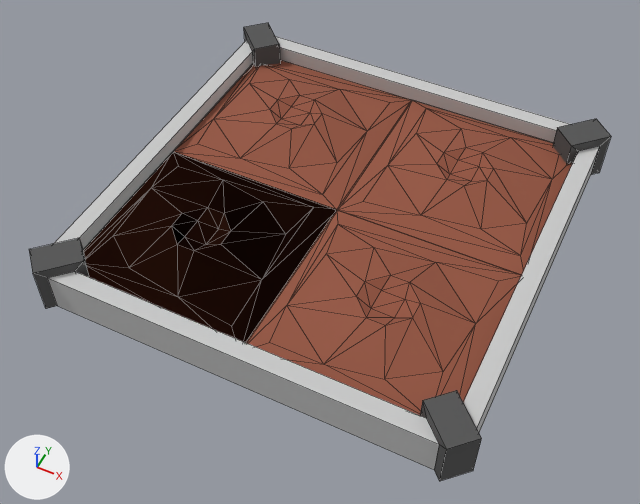
One commit to the FBX model Assets/Models/obj_plot_4.FBX: the scene before it, then after it.
The view is the same before and after, from a camera (50 mm lens) standing at (0.00858, -0.00265, 0.00312) and looking at (0.00733, -0.00014, -0.00001). Every picture has the same lights, and +X, +Y and +Z are marked at lower left. Mesh edges are drawn as thin lines. Where no turn or scale is listed for an object, it has been applied to the vertices.

Objects in the first picture: 'obj_plot_4', 'obj_plot_4_soil_1', 'obj_plot_4_soil_2', 'obj_plot_4_soil_3', 'obj_plot_4_soil_4'.
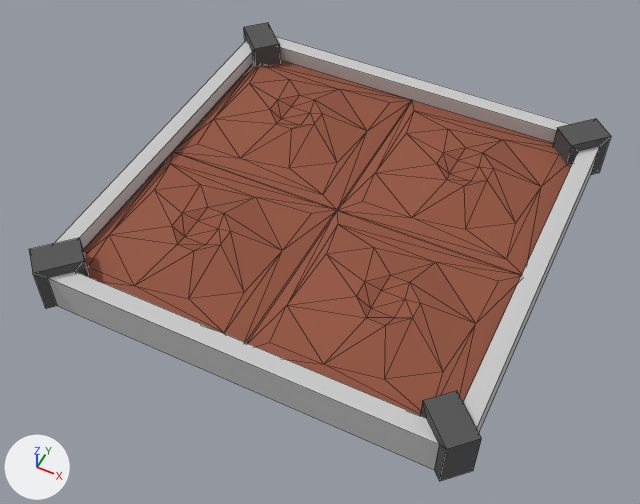
Where the newer file only moved an object's origin or applied its transform, the numbers keep the older frame.

The change, as a list of edits to the scene's bpy script:
```text
Change me_mesh_001:
    where me_mesh_001.from_pydata(...)  # 28 vertices, 50 faces; spans x -0.000464..0.000464, y -0.000463..0.000463, z 0.000116..0.000207
    used by ob_obj_plot_4_soil_1; location = (0.006877, -0.000429, 0.0)
    me_mesh_001 part 1: the whole mesh is mirrored in y about its middle
```

Where the change shows, as pixel boxes (x1, y1, x2, y2) in the pictures (640 x 504 px):
'obj_plot_4_soil_1', mesh mirrored
    before: (83, 152, 337, 343)
    after: (83, 152, 336, 343)
